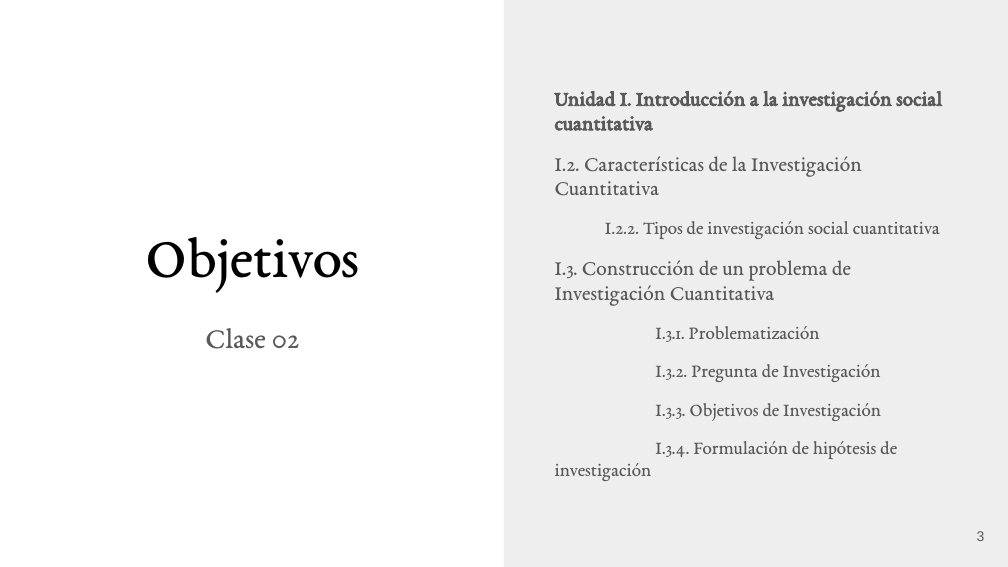
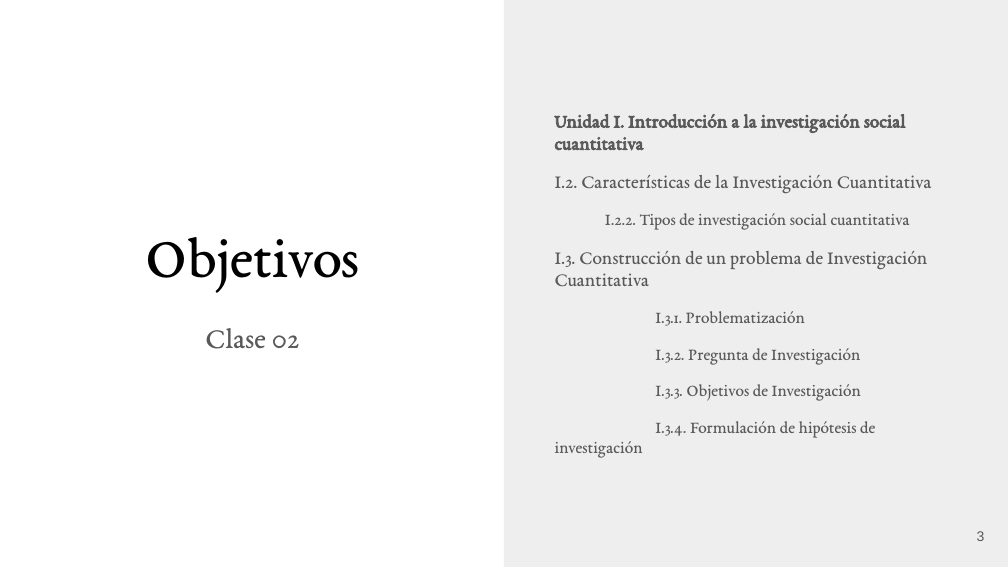
Before and after one commit to KAravena/udp-magister-visualizacion-datos-r, a slide deck: slide 3 of clases/clase_02/clase_02.pptx. Drawn at 1008x567 pixels with LibreOffice and Linux fonts; fonts in the diff are those of the drawing. Boxes give left, top, right and bottom in pixels: in the first picture for what was removed or moved away, otherwise in the second. Text is boxed around its words. In the diff, an @@ line names an element or a change of style, - is before the commit and + after.

```diff
--- a/clases/clase_02/clase_02.pptx
+++ b/clases/clase_02/clase_02.pptx
@@ text "Unidad I. Introducción a la ..." at (x1=555, y1=114, x2=932, y2=438): size 15.3 to 13.9 pt in "Unidad I. Introducción a la investigación social ...", "I.2. Características de la Investigación Cuantitativa", "I.3. Construcción de un problema de Investigación ..."; size 13.6 to 12.4 pt in "I.2.2. Tipos de investigación social cuantitativa", "I.3.1. Problematización", "I.3.2. Pregunta de Investigación", "I.3.3. Objetivos de Investigación" and 1 more places @@
```
Also in this commit, not shown: 5 other slides changed, 6 other files.
